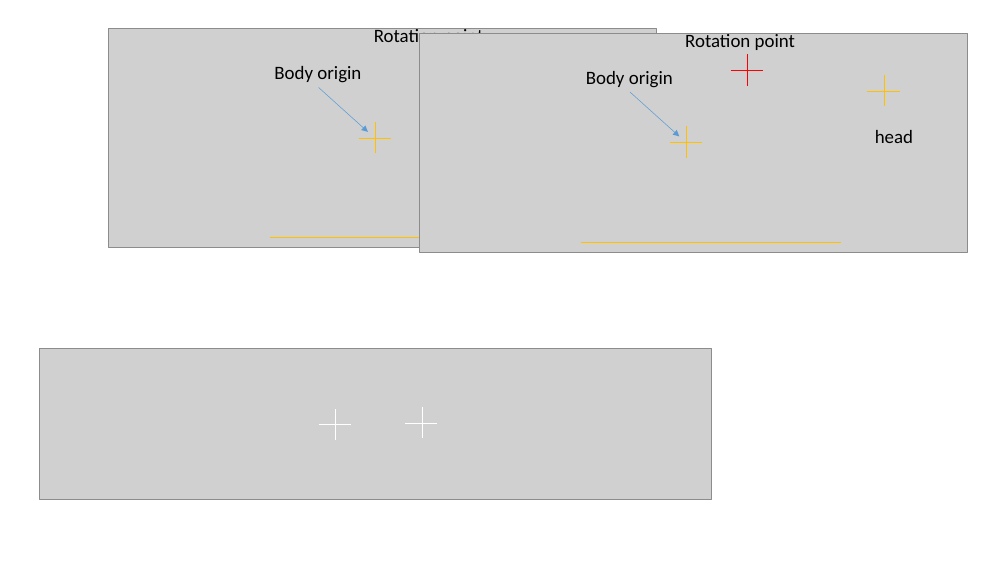
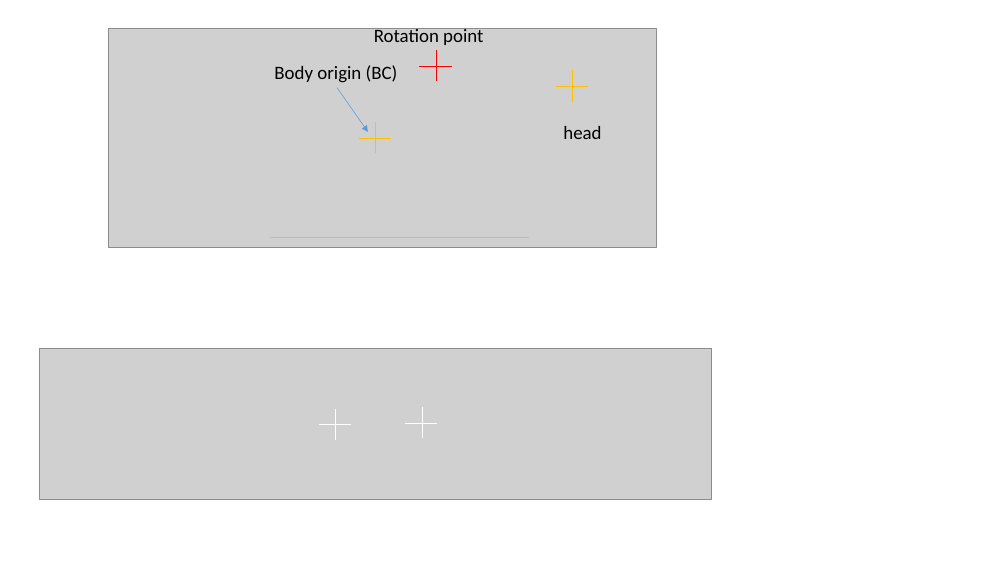
Before and after one commit to TheGreyGhost/dragonmounts2-1.12.2, a slide deck: slide 4 of src/main/java/com/TheRPGAdventurer/ROTD/client/model/dragon/190706-DragonMountsDragonModel.pptx. Drawn at 1008x567 pixels with LibreOffice and Linux fonts; fonts in the diff are those of the drawing; grey boxes stand for pictures. Boxes give left, top, right and bottom in pixels: in the first picture for what was removed or moved away, otherwise in the second. Text is boxed around its words. In the diff, an @@ line names an element or a change of style, - is before the commit and + after.

Commit message:
Finally... rider positions and throat position are both correct for all yaw, pitch values

```diff
--- a/src/main/java/com/TheRPGAdventurer/ROTD/client/model/dragon/190706-DragonMountsDragonModel.pptx
+++ b/src/main/java/com/TheRPGAdventurer/ROTD/client/model/dragon/190706-DragonMountsDragonModel.pptx
@@ picture removed at <box>420,33,968,252</box> @@
@@ line moved from (748, 85) - (748, 54) to (436, 81) - (436, 50) @@
@@ text removed at <box>685,32,795,50</box> @@
-Rotation point
@@ text at <box>274,65,398,83</box>: text changed @@
-Body origin
+Body origin (BC)
@@ arrow moved from (319, 88) - (368, 132) to (337, 88) - (368, 132) @@
@@ line moved from (670, 142) - (702, 142) to (556, 86) - (588, 86) @@
@@ line moved from (687, 157) - (687, 126) to (573, 101) - (573, 70) @@
@@ text removed at <box>586,71,673,88</box> @@
-Body origin
@@ line removed from (731, 70) to (763, 70) @@
@@ line removed from (885, 106) to (885, 75) @@
@@ text "head": place and size @@
-text "head" at <box>875,130,913,143</box>
+text "head" at <box>563,126,601,139</box>
@@ arrow removed from (630, 92) to (680, 136) @@
@@ line removed from (867, 91) to (900, 91) @@
@@ line removed from (582, 242) to (841, 242) @@
```
Also in this commit, not shown: 2 other slides changed, 1 slide added, 27 other files.
